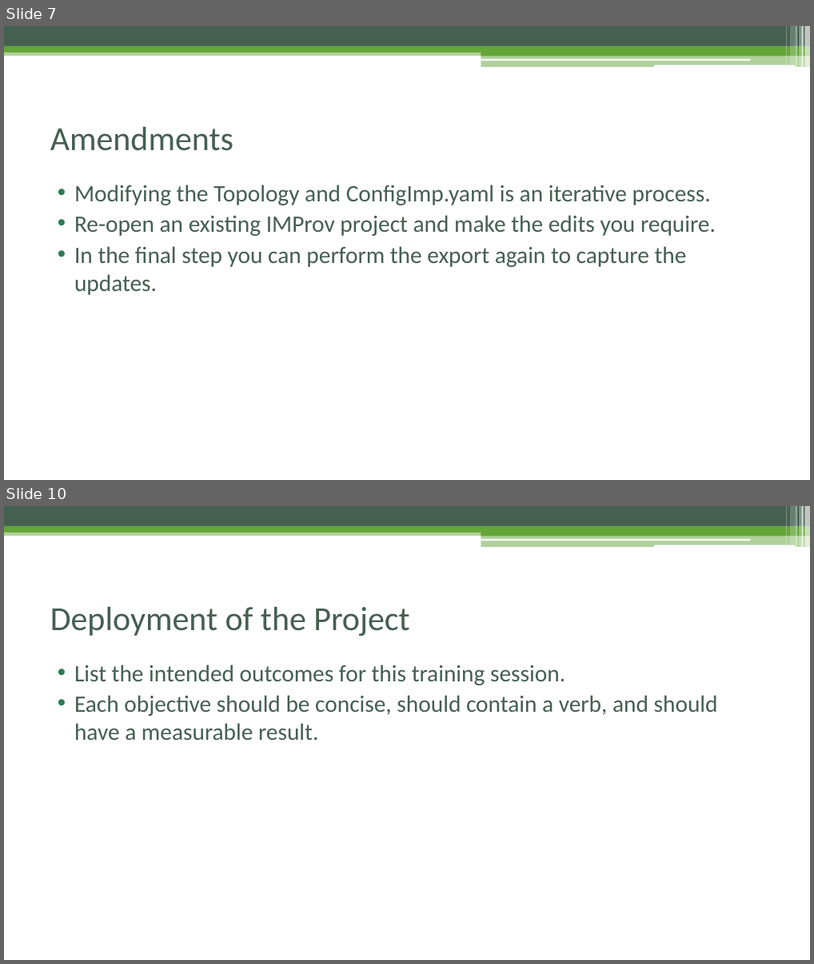
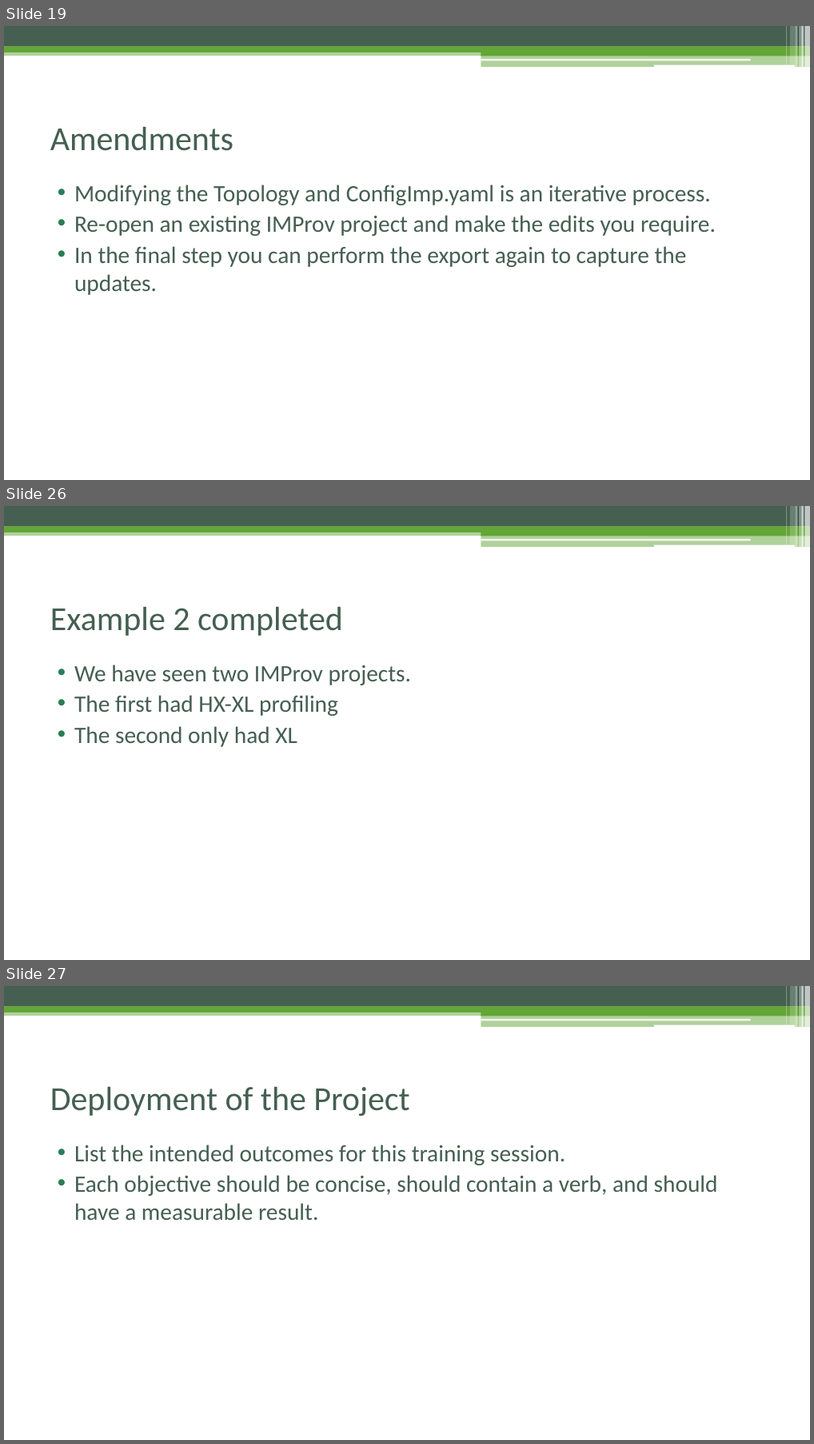
Before and after one commit to pellst/imp_msstudio_init, a slide deck: IMProv_project_prep.pptx. Shown one above the other, each under a label of ours: slides 7 and 10 before the commit, slides 19, 26 and 27 after it; the slides between them are not shown. The pictures are 814x964 and 814x1444 pixels, drawn with LibreOffice and Linux fonts; fonts in the diff are those of the drawing. Boxes give left, top, right and bottom in pixels: in the first picture for what was removed or moved away, otherwise in the second. Text is boxed around its words. In the diff, an @@ line names an element or a change of style, - is before the commit and + after.

```diff
--- a/IMProv_project_prep.pptx
+++ b/IMProv_project_prep.pptx
@@ slide 26 added at bbox=[4, 506, 810, 960], background #FFFFFF; not listed: 13 template elements that a slide beside it also shows @@
@@ title added at bbox=[50, 607, 343, 636], 40 pt, text #455F51 @@
+Example 2 completed
@@ text added at bbox=[74, 664, 411, 747], 28 pt, text #455F51 @@
+• We have seen two IMProv projects.
+• The first had HX-XL profiling
+• The second only had XL
@@ what was slide 7 is now slide 19 @@
@@ what was slide 10 is now slide 27 @@
```
Also in this commit, not shown: 3 slides changed, 20 other slides added, 3 slides removed.
